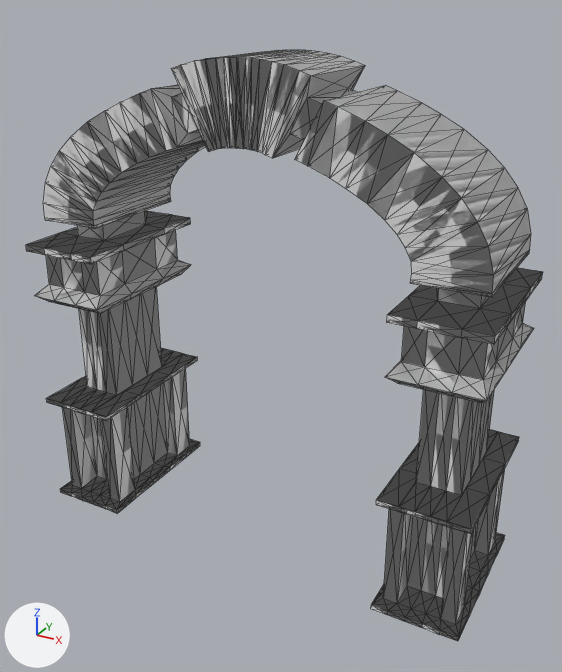
The glTF model three/static/ZA_monument_models/8.glb: old version first, new version second.
Both versions are drawn from a 50 mm camera at (1.43, -2.52, 1.18) aimed at (0.06, -0.03, -0.07). Every picture has the same lights, and +X, +Y and +Z are marked at lower left. Mesh edges are drawn as thin lines. Vertices at the same position are counted once.

Before the edit, the objects in view are built like this:
```python
me_cube_031 = bpy.data.meshes.new('Cube.031')
me_cube_031.from_pydata(...)  # 712 vertices, 2832 faces; spans x -0.085..0.085, y -0.466..0.466, z -0.006..1.191
me_cube_031.materials.append(mat_material_031)  # white #e7e7e7
ob_gate = bpy.data.objects.new('Gate', me_cube_031)
ob_gate.location = (0.0, 0.0, -0.962)
ob_gate.rotation_euler = (0.0, 0.0, 1.571)  # degrees (0, 0, 90)
ob_gate.scale = (4.0, 2.06, 1.64)
```
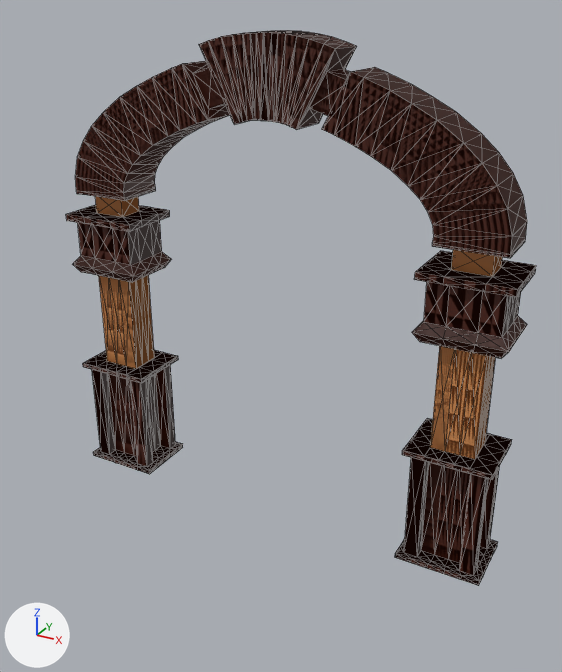
Changed parts and their boxes [x1, y1, x2, y2] in the pictures (562 x 672 px; the box of a moved part takes in the faces that stretch with it):
'Gate', reshaped, moved, rescaled (9% narrower)
    before: [26, 50, 543, 641]
    after: [66, 30, 536, 586]
part 1 of me_cube_031, moved or reshaped
    before: [77, 211, 489, 308]
    after: [95, 196, 502, 277]
part 2 of me_cube_031, recoloured
    before: [26, 50, 543, 641]
    after: [66, 30, 536, 586]
part 3 of me_cube_031, recoloured (white to brown)
    before: [79, 287, 495, 495]
    after: [99, 275, 495, 459]

Edits to the bpy script that builds the scene:
```text
Add mat_material_012:
    mat_material_012 = principled_material('Material.012')
    mat_material_012.base_color = (0.0691, 0.0109, 0.00327)  # brown #4a1b0b
Add mat_material_007:
    mat_material_007 = principled_material('Material.007')
    mat_material_007.base_color = (0.8, 0.333, 0.114)  # orange #e79c5f
    mat_material_007.metallic = 0.212
    mat_material_007.roughness = 0.00676
Change me_cube_031:
    used by ob_gate; location = (0.0, 0.0, -0.962); rotation_euler = (0.0, 0.0, 1.571), in degrees (0, 0, 90); scale = (4.0, 2.06, 1.64)
    remove me_cube_031.from_pydata(...)  # 712 vertices, 2832 faces; spans x -0.085..0.085, y -0.466..0.466, z -0.006..1.191
    add me_cube_031.from_pydata(...)  # 720 vertices, 2832 faces; spans x -0.085..0.085, y -0.466..0.466, z -0.006..1.191
    me_cube_031 part 1
    32 faces are deleted
    8 new vertices lie (0.0, 0.0, 0.054) away from vertices in x -0.035..0.035, y -0.417..0.417, z 0.734
    32 new faces join them, mat_material_007 (orange #e79c5f)
    me_cube_031 part 2: 2704 faces spanning x -0.085..0.085, y -0.466..0.466, z -0.006..1.191 switch from mat_material_031 (white #e7e7e7) to mat_material_012 (brown #4a1b0b)
    me_cube_031 part 3: 96 faces spanning x -0.042..0.042, y -0.424..0.424, z 0.303..0.574 switch from mat_material_031 (white #e7e7e7) to mat_material_007 (orange #e79c5f)
Change ob_gate:
    ob_gate.location: (0.0, 0.0, -0.962) -> (0.0, 0.046, -0.892)
    ob_gate.scale: (4.0, 2.06, 1.64) -> (1.64, 2.06, 1.64)
```
